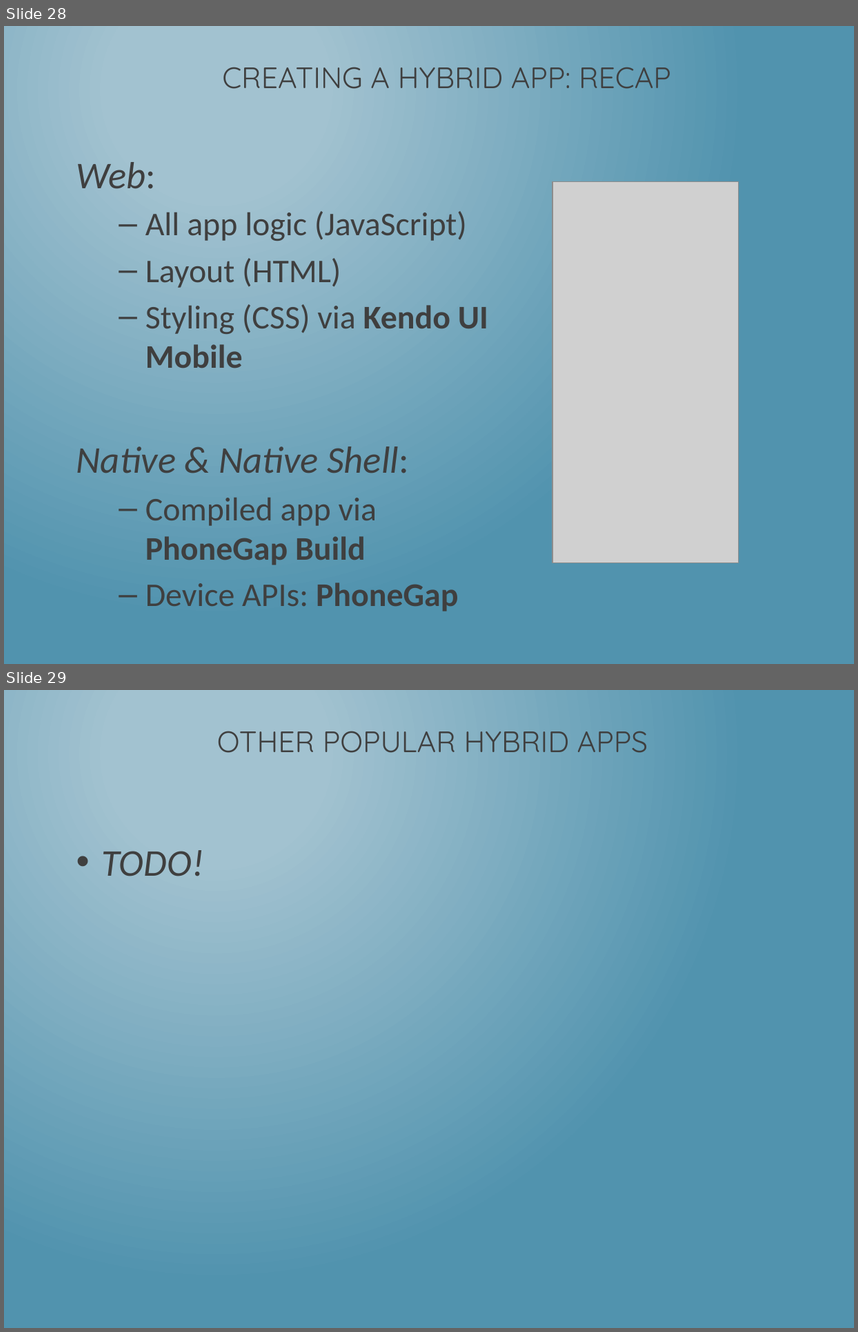
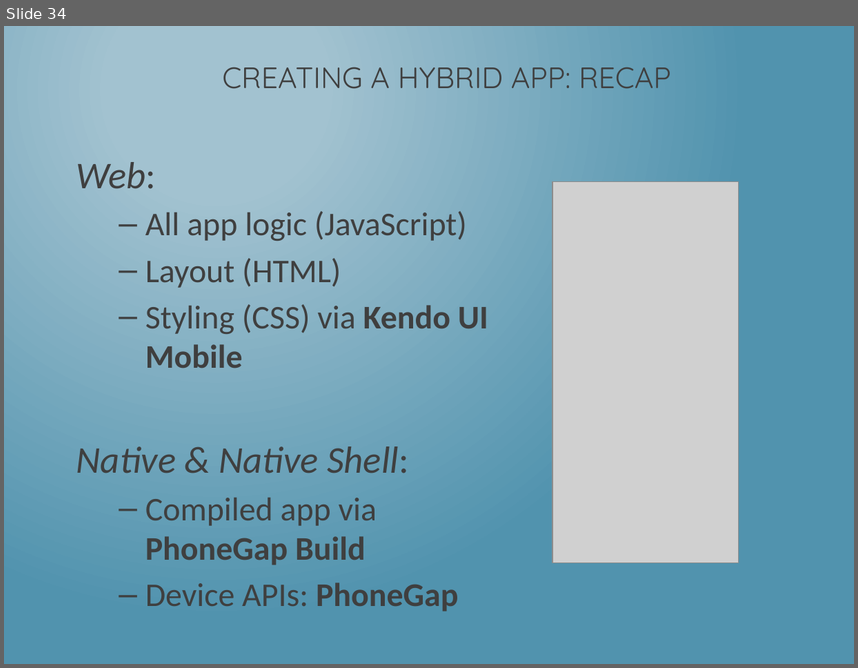
Before and after one commit to dotNetkow/Presentations, a slide deck: 2014-08-11 That Conference - Hybrid Apps/Building PhoneGap Mobile App w KendoUI.pptx. Shown one above the other, each under a label of ours: slides 28 and 29 before the commit, slide 34 after it. The pictures are 858x1332 and 858x668 pixels, drawn with LibreOffice and Linux fonts; fonts in the diff are those of the drawing; grey boxes stand for pictures. Boxes give left, top, right and bottom in pixels: in the first picture for what was removed or moved away, otherwise in the second. Text is boxed around its words. In the diff, an @@ line names an element or a change of style, - is before the commit and + after.

```diff
--- a/2014-08-11 That Conference - Hybrid Apps/Building PhoneGap Mobile App w KendoUI.pptx
+++ b/2014-08-11 That Conference - Hybrid Apps/Building PhoneGap Mobile App w KendoUI.pptx
@@ slide 29 removed at bbox=[4, 690, 854, 1328], background gradient #A3C3D1 to #5194AF @@
@@ title removed at bbox=[217, 731, 648, 753] @@
-OTHER POPULAR HYBRID APPS
@@ text removed at bbox=[102, 850, 204, 876] @@
-• TODO!
@@ what was slide 28 is now slide 34 @@
```
Also in this commit, not shown: 6 slides changed, 10 slides added, 2 other slides removed.
